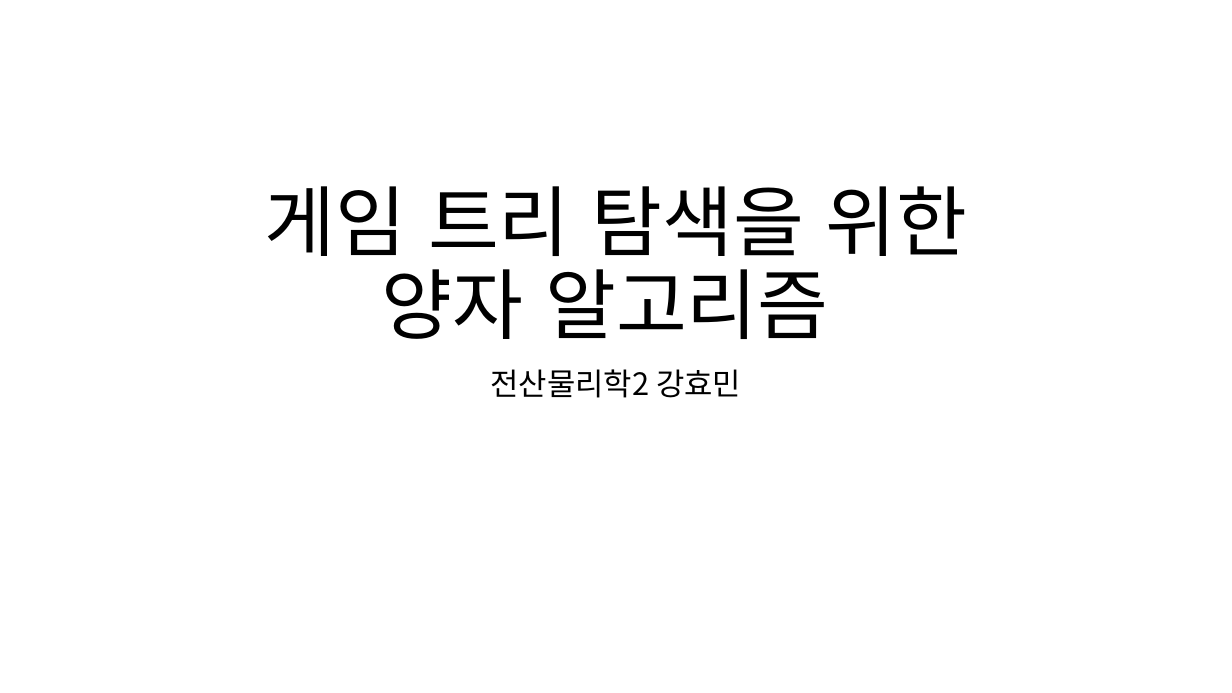
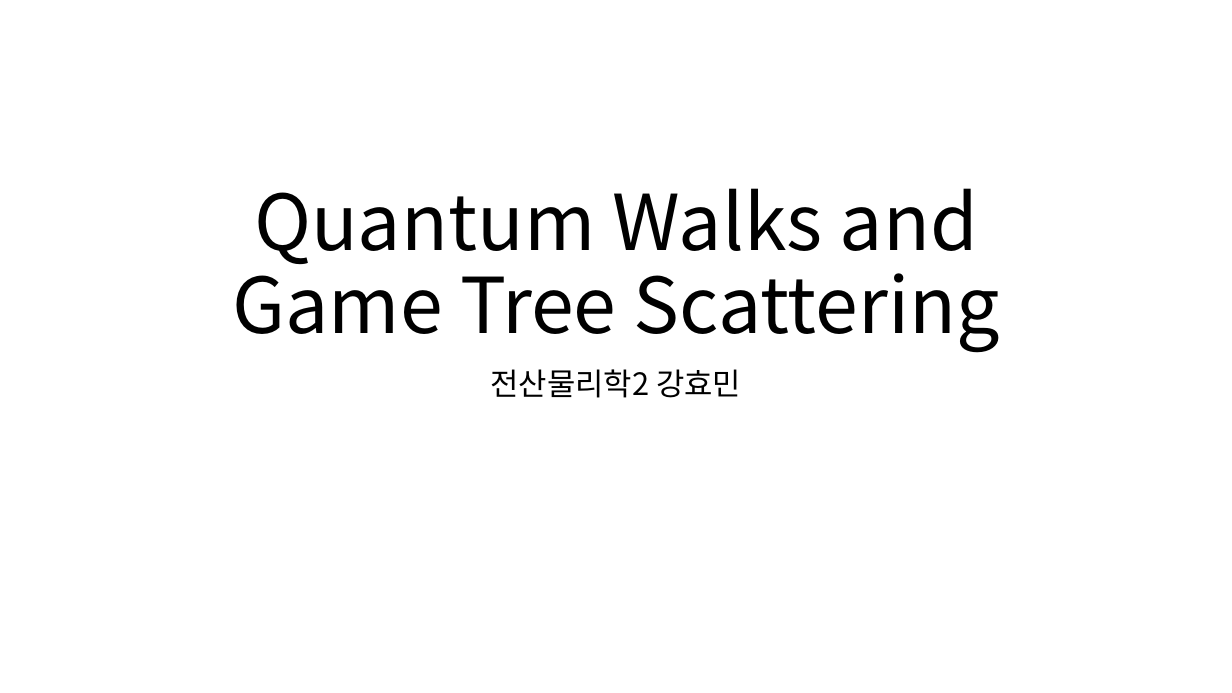
Before and after one commit to singrum/game_tree_scattering, a slide deck: slide 1 of presentation.pptx. Drawn at 1232x693 pixels with LibreOffice and Linux fonts; fonts in the diff are those of the drawing. Boxes give left, top, right and bottom in pixels: in the first picture for what was removed or moved away, otherwise in the second. Text is boxed around its words. In the diff, an @@ line names an element or a change of style, - is before the commit and + after.

```diff
--- a/presentation.pptx
+++ b/presentation.pptx
@@ title at (232, 188, 1000, 353): text changed @@
-게임 트리 탐색을 위한
-양자 알고리즘
+Quantum Walks and Game Tree Scattering
```
Also in this commit, not shown: 9 other slides changed, 19 slides added, 3 slides removed, 2 other files.
